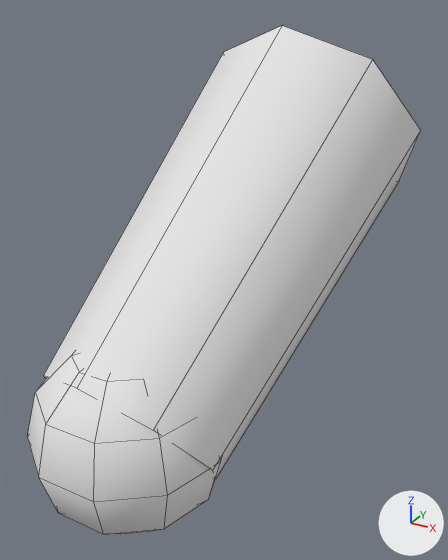
The FBX model unity/Assets/Art/Models/Harinezumi_Limb2L.fbx, before and after one commit.
Both versions are drawn from a 50 mm camera at (0.249, -0.656, 0.111) aimed at (-0.017, -0.172, -0.131). Every picture has the same lights, and +X, +Y and +Z are marked at lower right. The picture after the commit comes second. Mesh edges are drawn as thin lines. Where no turn or scale is listed for an object, it has been applied to the vertices.

The first picture shows 'Harinezumi_Limb2L'.
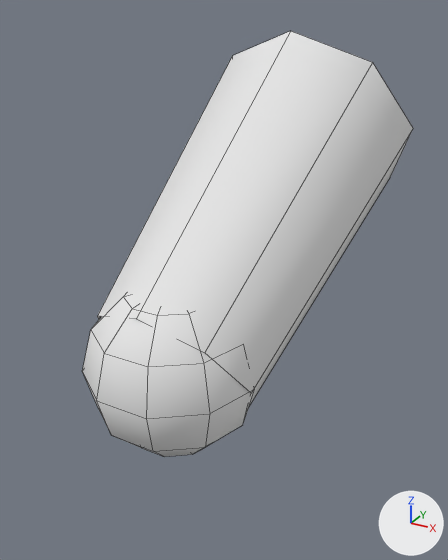
Changed parts and their boxes [x1, y1, x2, y2] in the pictures (448 x 560 px; the box of a moved part takes in the faces that stretch with it):
'Harinezumi_Limb2L', reshaped (16% narrower, 16% shorter): before [27, 26, 421, 534]; after [82, 31, 413, 457]
part 1 of me_harinezumi_limb2l, moved or reshaped: before [27, 352, 222, 534]; after [82, 294, 255, 457]
part 2 of me_harinezumi_limb2l, moved or reshaped: before [44, 26, 421, 479]; after [97, 31, 413, 406]

What changed in the scene script:
```text
Change me_harinezumi_limb2l:
    used by ob_harinezumi_limb2l; location = (0.0, 0.0, 0.0)
    remove me_harinezumi_limb2l.from_pydata(...)  # 68 vertices, 68 faces; spans x -0.13..0.119, y -0.386..0.072, z -0.32..0.096
    add me_harinezumi_limb2l.from_pydata(...)  # 68 vertices, 68 faces; spans x -0.11..0.11, y -0.336..0.062, z -0.26..0.091
    me_harinezumi_limb2l part 1: the loose piece of 52 vertices spanning x -0.13..0.05, y -0.386..-0.214, z -0.32..-0.14 is scaled about its middle by 0.889, then moved by (0.02, 0.04, 0.05)
    me_harinezumi_limb2l part 2
    me_harinezumi_limb2l.vertices[0].co: (-0.01, -0.072, 0.096) -> (-0.005, -0.062, 0.091)  # pixel (282, 25) -> pixel (290, 30)
    me_harinezumi_limb2l.vertices[1].co: (-0.091, -0.04, 0.068) -> (-0.081, -0.038, 0.064)  # pixel (223, 52) -> pixel (232, 55)
    me_harinezumi_limb2l.vertices[2].co: (-0.119, 0.016, 0.0) -> (-0.11, 0.008, 0.0)
    me_harinezumi_limb2l.vertices[3].co: (-0.077, 0.062, -0.068) -> (-0.074, 0.05, -0.064)
    me_harinezumi_limb2l.vertices[4].co: (0.01, 0.072, -0.096) -> (0.005, 0.062, -0.091)
    me_harinezumi_limb2l.vertices[5].co: (0.091, 0.04, -0.068) -> (0.081, 0.038, -0.064)  # pixel (399, 180) -> pixel (390, 177)
    me_harinezumi_limb2l.vertices[6].co: (0.119, -0.016, 0.0) -> (0.11, -0.008, 0.0)  # pixel (420, 130) -> pixel (413, 128)
    me_harinezumi_limb2l.vertices[7].co: (0.077, -0.062, 0.068) -> (0.074, -0.05, 0.064)  # pixel (372, 59) -> pixel (372, 62)
    me_harinezumi_limb2l.vertices[8].co: (-0.047, -0.354, -0.158) -> (-0.023, -0.305, -0.114)  # pixel (76, 388) -> pixel (136, 318)
    me_harinezumi_limb2l.vertices[9].co: (-0.108, -0.33, -0.179) -> (-0.079, -0.288, -0.133)  # pixel (43, 375) -> pixel (97, 316)
    me_harinezumi_limb2l.vertices[10].co: (-0.129, -0.288, -0.23) -> (-0.1, -0.254, -0.18)
    me_harinezumi_limb2l.vertices[11].co: (-0.098, -0.253, -0.281) -> (-0.074, -0.224, -0.227)
    me_harinezumi_limb2l.vertices[12].co: (-0.033, -0.246, -0.302) -> (-0.017, -0.215, -0.246)
    me_harinezumi_limb2l.vertices[13].co: (0.028, -0.27, -0.281) -> (0.039, -0.232, -0.227)  # pixel (215, 479) -> pixel (246, 411)
    me_harinezumi_limb2l.vertices[14].co: (0.049, -0.312, -0.23) -> (0.06, -0.266, -0.18)  # pixel (212, 470) -> pixel (251, 393)
    me_harinezumi_limb2l.vertices[15].co: (0.018, -0.347, -0.179) -> (0.034, -0.296, -0.133)  # pixel (153, 430) -> pixel (204, 352)
```
